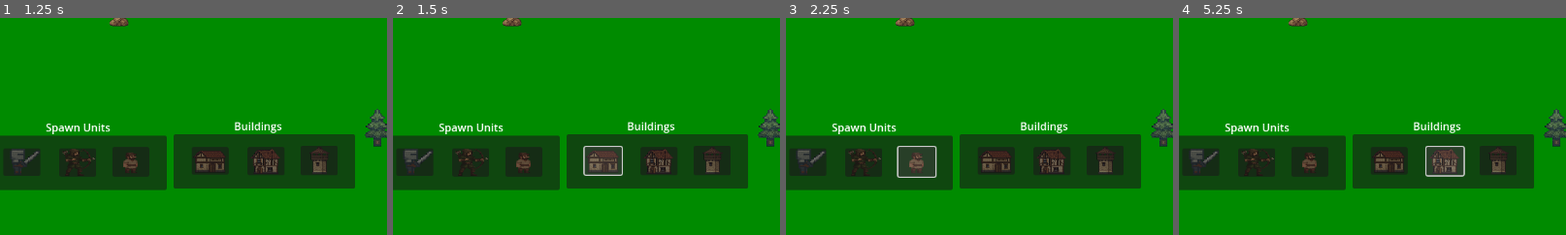
Above: before the commit, frames 1-4 (left to right).
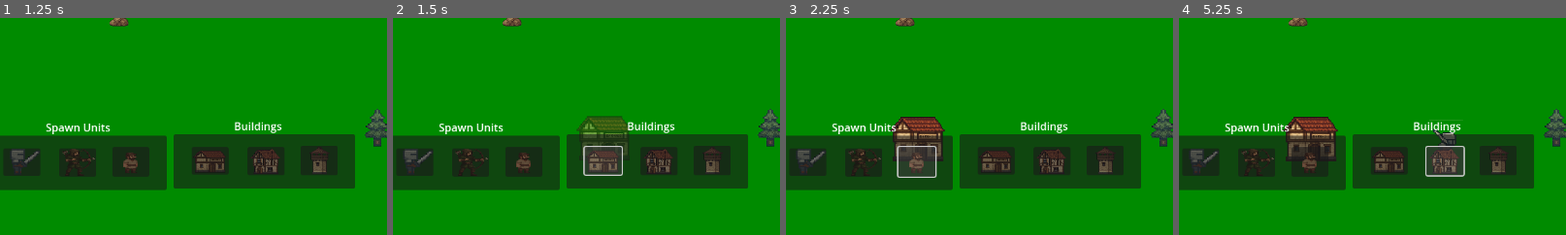
Above: after the commit, the same moments.

Repository: vili-00/rts-peli
Game: Godot game, scene res://main_menu.tscn
The game is run twice, just before and just after one commit, with the same random seed, the same clock (stepped at 60 frames per second) and the same inputs.
Inputs (mouse positions are % of the whole screen's width and height, from its top left):
- Up to frame 1 (1.25 s): click "Test singleplayer" at 0.5 s
- Up to frame 2 (1.5 s): click (46, 83) at 1.25 s
- Up to frame 3 (2.25 s): click (36, 83) at 2 s
- Up to frame 4 (5.25 s): click (29, 83) at 2.75 s; click (22, 83) at 3.5 s; click (60, 83) at 4.25 s; click (54, 83) at 5 s
The pictures show only the part of the screen within x 19-69%, y 50-100%; the shares and areas given below are measured in that part.

Frame 1 is identical in both runs. In frame 2, 1.3% of the frame differs, in the area x 47-62%, y 45-64%; in frame 3, 2.0%; in frame 4, 2.4%, in the area x 26-74%, y 45-67%.

Commit message:
rakennuksien asetus preview

Diff:
--- a/Global/building_spawn_menu.gd
+++ b/Global/building_spawn_menu.gd
@@ -7,26 +7,38 @@
 # State for placement
 var placing_unit_type: PackedScene = null
 var placing: bool = false
+var ghost: Node2D = null   # will hold our preview instance
 
 func _ready() -> void:
 	rng.randomize()
 
-
+func _process(delta: float) -> void:
+	if placing and ghost:
+		ghost.position = get_global_mouse_position()
 # Call this from your building script, passing screen coords (Vector2)
 func show_menu(menu_pos: Vector2) -> void:
 	position = menu_pos
 	visible = true
 	placing = false
 	placing_unit_type = null
+	if ghost:
+		ghost.queue_free()
+		ghost = null
 
+func _start_placing(sc: PackedScene) -> void:
+	placing_unit_type = sc
+	placing = true
+
+	# instantiate the ghost and make it semi-transparent
+	ghost = sc.instantiate()
+	ghost.modulate = Color(1,1,1,0.5)
+	var world = get_tree().root.get_node("World")
+	world.add_child(ghost)
+	#add_child(ghost)
 # Button signal: pick “soldier” to place
 
-# You can add more buttons: Worker, Ranged, etc., same pattern
-# func _on_Button_Worker_pressed() -> void:
-#     placing_unit_type = worker_scene; placing = true; visible = false
-
 # Catch the next click anywhere
-func _unhandled_input(event: InputEvent) -> void:
+func _input(event: InputEvent) -> void:
 	if not placing:
 		return
 
@@ -37,8 +49,8 @@
 		var world_pos = get_global_mouse_position()
 
 		# 2) actually spawn the unit
-		_spawn_unit(placing_unit_type, world_pos)
-
+		#_spawn_unit(placing_unit_type, world_pos)
+		_finalize_placement(world_pos)
 		# 3) reset state
 		placing = false
 		placing_unit_type = null
@@ -65,5 +77,26 @@
 
 
 func _on_button_7_pressed() -> void:
+	_start_placing(barracks_scene)
 	placing_unit_type = barracks_scene
 	placing = true
+
+func _finalize_placement(at_pos: Vector2) -> void:
+	# 1) remove the ghost
+	if ghost:
+		ghost.queue_free()
+		ghost = null
+
+	# 2) instantiate the real unit/building
+	var inst = placing_unit_type.instantiate()
+	inst.position = at_pos  # you can still add your random offset here
+
+	# 3) parent under the right container
+	var parent_path = "Buildings" if placing_unit_type == barracks_scene else "Units"
+
+	var container = get_tree().current_scene.get_node(parent_path)
+	container.add_child(inst)
+
+	# 4) reset placement state
+	placing = false
+	placing_unit_type = null
Not shown, added: Global/building_spawn_menu.tscn5129072319.tmp
